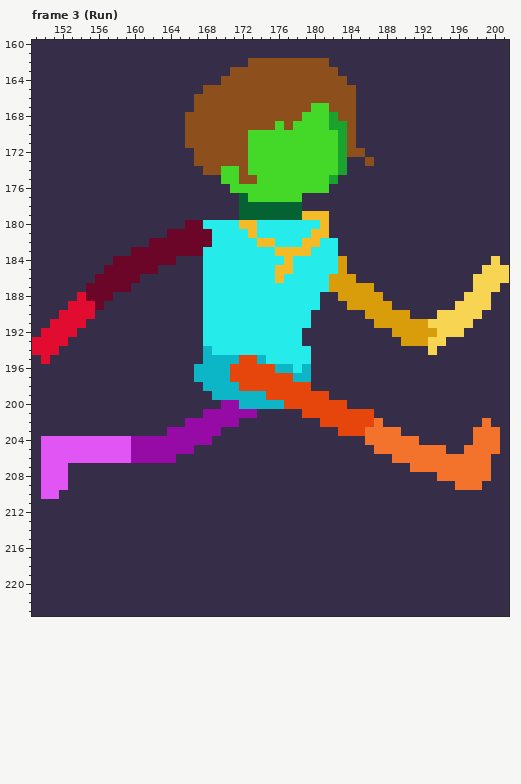
Pixel-art file, stored at aseprite/simp/simpyAnimations.aseprite. Above is the file before it was changed.
360x360 pixels, 10 frames. Colours within 5 levels of each other are drawn and written as one. Shown: frame 3 (Run): x 149..201, y 160..223. The commit also changed other frames or places, which this record leaves out.
After:
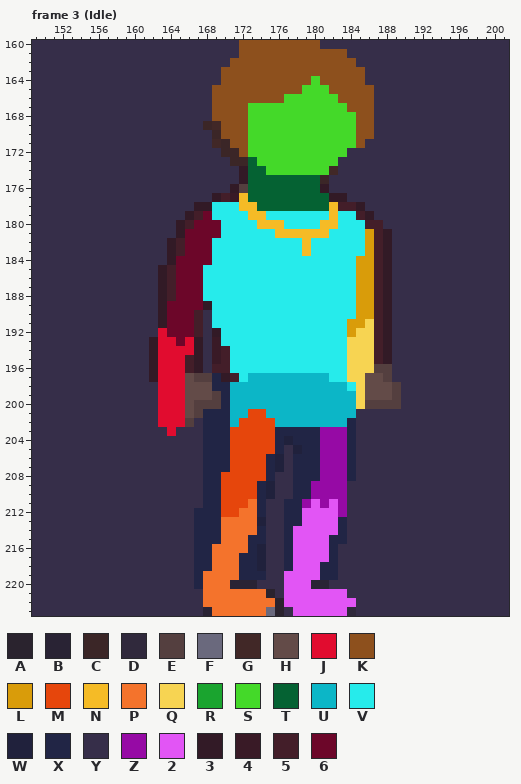
Palette (. is transparent): A #2a232e  B #292334  C #3b2627  D #30293c  E #543f3f  F #6a697d  G #412827  H #634b48  J #e10c2f  K #8d501d  L #d99c0a  M #e6460c  N #f5bb26  P #f4732c  Q #f7d452  R #1aa42f  S #44d929  T #056233  U #0cb6c7  V #26ebeb  W #20213c  X #212545  Y #362e49  Z #960aa5  2 #e255f5  3 #321a26  4 #391a26  5 #431e29  6 #6c0629
From old to new:
layer "Simpy Reference" now shown
Frame 3 (Idle):
y 160: x 172..180 YYYYYYYYY -> KKKKKKKKK
y 161: x 172..183 YYYYYYYYYYYY -> KKKKKKKKKKKK
y 162: x 171..172 YY -> KK; x 182..184 YYY -> KKK
y 163: x 170 Y -> K; x 183..185 YYY -> KKK
y 164: x 180 K -> S; x 184..185 YY -> KK
y 165: x 168 K -> Y; x 179..181 KKK -> SSS; x 185..186 YY -> KK
y 166: x 167..168 KK -> YY; x 177..182 KKKKKK -> SSSSSS; x 185..186 YY -> KK
y 167: x 167..168 KK -> YY; x 173..179 KKKKKKK -> SSSSSSS; x 182..183 KK -> SS; x 185..186 YY -> KK
y 168: x 166..168 KKK -> YYY; x 173..178 KKKKKK -> SSSSSS; x 182..186 RKKYY -> SSSKK
y 169: x 166..169 KKKK -> YYCG; x 173..175 KKK -> SSS; x 177 K -> S; x 182..186 RRKYY -> SSSKK
y 170: x 166..169 KKKK -> YYYC; x 183..186 RKYY -> SSKK
y 171: x 166..170 KKKKK -> YYYGC; x 183..185 RKY -> SSK
y 172: x 167..171 KKKKK -> YYYCC; x 183..185 RKK -> SYY
y 173: x 167..173 KKKKKKS -> YYYYCCT; x 183 R -> Y; x 186 K -> Y
y 174: x 168..174 KKSSKSS -> YYYY3TT; x 182..183 SR -> GY
y 175: x 170..182 SSKKSSSSSSSSR -> YY3TTTTTTTTCY
y 176: x 171..181 SSSSSSSSSSS -> 3ETTTTTTTT3
y 177: x 169..183 YYYTSSSSSSYYYYY -> 354NTTTTTTTTT33
y 178: x 167..173 YYYYYTT -> 33VVVNN; x 179..185 YYYYYYY -> TTTN553
y 179: x 166..186 YYYYYYTTTTTTTNNNYYYYY -> 356VVVVNNVVVVVVVNVV53
y 180: x 165..166 Y6 -> 35; x 168..169 VV -> 66; x 172..176 NNVVV -> VVNNN; x 182..187 YYYYYY -> NVVV55
y 181: x 164..165 66 -> Y3; x 169 V -> 6; x 173 N -> V; x 176..179 VVVV -> NNNN; x 182..188 YYYYYYY -> VVVVL53
y 182: x 162..165 6666 -> YY35; x 174..175 NN -> VV; x 180 N -> V; x 183..188 YYYYYY -> VVVL53
y 183: x 160..165 666666 -> YYYY35; x 168 V -> 6; x 176..178 NNN -> VVV; x 183..188 YYYYYY -> VVVL53
y 184: x 158..168 6666666YYYV -> YYYYYY36666; x 177 N -> V; x 183..188 LYYYYY -> VVLL53; x 200 Q -> Y
y 185: x 157..167 666666YYYYY -> YYYYYY35666; x 176..177 NN -> VV; x 183..188 LYYYYY -> VVLL53; x 199..201 QQQ -> YYY
y 186: x 156..160 66666 -> YYYYY; x 163..167 YYYYY -> 35666; x 176 N -> V; x 182..188 LLLYYYY -> VVVLL53; x 198..201 QQQQ -> YYYY
y 187: x 155..159 66666 -> YYYYY; x 163..167 YYYYY -> 35666; x 182..184 LLL -> VVV; x 187..188 YY -> 53; x 198..200 QQQ -> YYY
y 188: x 154..157 J666 -> YYYY; x 163..167 YYYYY -> 35666; x 181..184 YYLL -> VVVV; x 187..188 LY -> 53; x 197..199 QQQ -> YYY
y 189: x 153..156 JJJ6 -> YYYY; x 163..168 YYYYYV -> 366663; x 181..184 YYYL -> VVVV; x 187..188 LL -> 53; x 196..199 QQQQ -> YYYY
y 190: x 152..155 JJJJ -> YYYY; x 163..168 YYYYYV -> 36665Y; x 180..185 YYYYYY -> VVVVVL; x 187..190 LLLL -> 53YY; x 194..198 QQQQQ -> YYYYY
y 191: x 151..154 JJJJ -> YYYY; x 163..168 YYYYYV -> 36665Y; x 180..197 YYYYYYYLLLLLLQQQQQ -> VVVVLLQ53YYYYYYYYY
y 192: x 150..153 JJJJ -> YYYY; x 163..169 YYYYYVV -> J6665Y3; x 179..196 YYYYYYYYYYLLLLLQQQ -> VVVVVLQQ53YYYYYYYY
y 193: x 149..152 JJJJ -> YYYY; x 162..169 YYYYYYVV -> 3JJ6J3Y4; x 179..188 YYYYYYYYYY -> VVVVVQQQ53; x 190..194 LLLQQ -> YYYYY
y 194: x 149..151 JJJ -> YYY; x 162..170 YYYYYYUVV -> 3JJJJ3Y45; x 180..188 YYYYYYYYY -> VVVVQQQ53; x 193 Q -> Y
y 195: x 150 J -> Y; x 162..174 YYYYYYUUUUMMU -> 3JJJ53Y45VVVV; x 180..188 YYYYYYYYY -> VVVVQQQ53
y 196: x 162..177 YYYYYUUUUMMMMMUU -> 3JJJ53Y55VVVVVVV; x 179..188 UYYYYYYYYY -> VVVVVQQQEE
y 197: x 162..177 YYYYYUUUUMMMMMMM -> 3JJJHEEX35VUUUUU; x 180..188 YYYYYYYYY -> UUVVQQHHE
y 198: x 163..170 YYYYYUUU -> JJJHHHXX; x 172..189 MMMMMMMMYYYYYYYYYY -> UUUUUUUUUUUUVQHHHE
y 199: x 163..170 YYYYYYUU -> JJJHHHEX; x 175..189 MMMMMMMYYYYYYYY -> UUUUUUUUUUQHHHE
y 200: x 163..171 YYYYYYYZZ -> JJJHEEEXU; x 177..189 MMMMMMMYYYYYY -> UUUUUUUUQEEEE
y 201: x 163..186 YYYYYZZZZZZYYYYYMMMMMMMM -> JJJHEXXXUUMMUUUUUUUUUUYY
y 202: x 163..187 YYYZZZZZZYYYYYYYYYMMMMMMP -> JJJEYXXXUMMMMUUUUUUUUXYYY; x 199 P -> Y
y 203: x 164..189 ZZZZZZYYYYYYYYYYYYYMMMPPPP -> JYYYXXXMMMMMXXXXXZZZXYYYYY; x 198..200 PPP -> YYY
y 204: x 150..184 2222222222ZZZZZZZZZYYYYYYYYYYYYYYYY -> YYYYYYYYYYYYYYYYYYXXXMMMMMXWXXXZZZX; x 186..191 PPPPPP -> YYYYYY; x 198..200 PPP -> YYY
y 205: x 150..166 2222222222ZZZZZZZ -> YYYYYYYYYYYYYYYYY; x 168..176 YYYYYYYYY -> XXXMMMMMX; x 178..184 YYYYYYY -> WXXZZZX; x 187..194 PPPPPPPP -> YYYYYYYY; x 197..200 PPPP -> YYYY
y 206: x 150..164 2222222222ZZZZZ -> YYYYYYYYYYYYYYY; x 168..176 YYYYYYYYY -> XXXMMMMXW; x 178..184 YYYYYYY -> XXXZZZX; x 189..199 PPPPPPPPPPP -> YYYYYYYYYYY
y 207: x 150..152 222 -> YYY; x 168..176 YYYYYYYYY -> XXXMMMMXW; x 178..184 YYYYYYY -> XXXZZZX; x 191..199 PPPPPPPPP -> YYYYYYYYY
y 208: x 150..152 222 -> YYY; x 168..175 YYYYYYYY -> XXMMMMMX; x 178..184 YYYYYYY -> XXXZZZX; x 194..199 PPPPPP -> YYYYYY
y 209: x 150..152 222 -> YYY; x 168..175 YYYYYYYY -> XXMMMMXW; x 178..183 YYYYYY -> XXZZZZ; x 196..198 PPP -> YYY
y 210: x 150..151 22 -> YY; x 168..175 YYYYYYYY -> XXMMMMXW; x 178..183 YYYYYY -> XXZZZZ
y 211: x 168..174 YYYYYYY -> XXMMMPX; x 177..183 YYYYYYY -> XXZ2Z2Z
y 212: x 167..174 YYYYYYYY -> XXXMMPPX; x 177..183 YYYYYYY -> XX2222Z
y 213: x 167..174 YYYYYYYY -> XXXPPPPW; x 177..183 YYYYYYY -> XX2222X
y 214: x 167..174 YYYYYYYY -> XXXPPPPX; x 177..183 YYYYYYY -> X22222X
y 215: x 167..174 YYYYYYYY -> XXXPPPXX; x 177..183 YYYYYYY -> X2222XX
y 216: x 167..174 YYYYYYYY -> XXPPPPXW; x 177..182 YYYYYY -> X2222X
y 217: x 167..174 YYYYYYYY -> XXPPPXXW; x 177..182 YYYYYY -> X2222X
y 218: x 167..174 YYYYYYYY -> XXPPPXXW; x 177..182 YYYYYY -> X222XX
y 219: x 167..174 YYYYYYYY -> XPPPPXXX; x 177..182 YYYYYY -> 2222XX
y 220: x 167..173 YYYYYYY -> XPPPBBB; x 177..181 YYYYY -> 222BB
y 221: x 168..175 YYYYYYYY -> PPPPPPPA; x 177..183 YYYYYYY -> 2222222
y 222: x 168..184 YYYYYYYYYYYYYYYYY -> PPPPPPPPA22222222
y 223: x 168..176 YYYYYYYYY -> BPPPPPPFA; x 178..184 YYYYYYY -> 222222D
Boxes around the changes in both pictures, in picture pixels (x1, y1, x2, y2):
changed: (32, 40, 509, 616)
